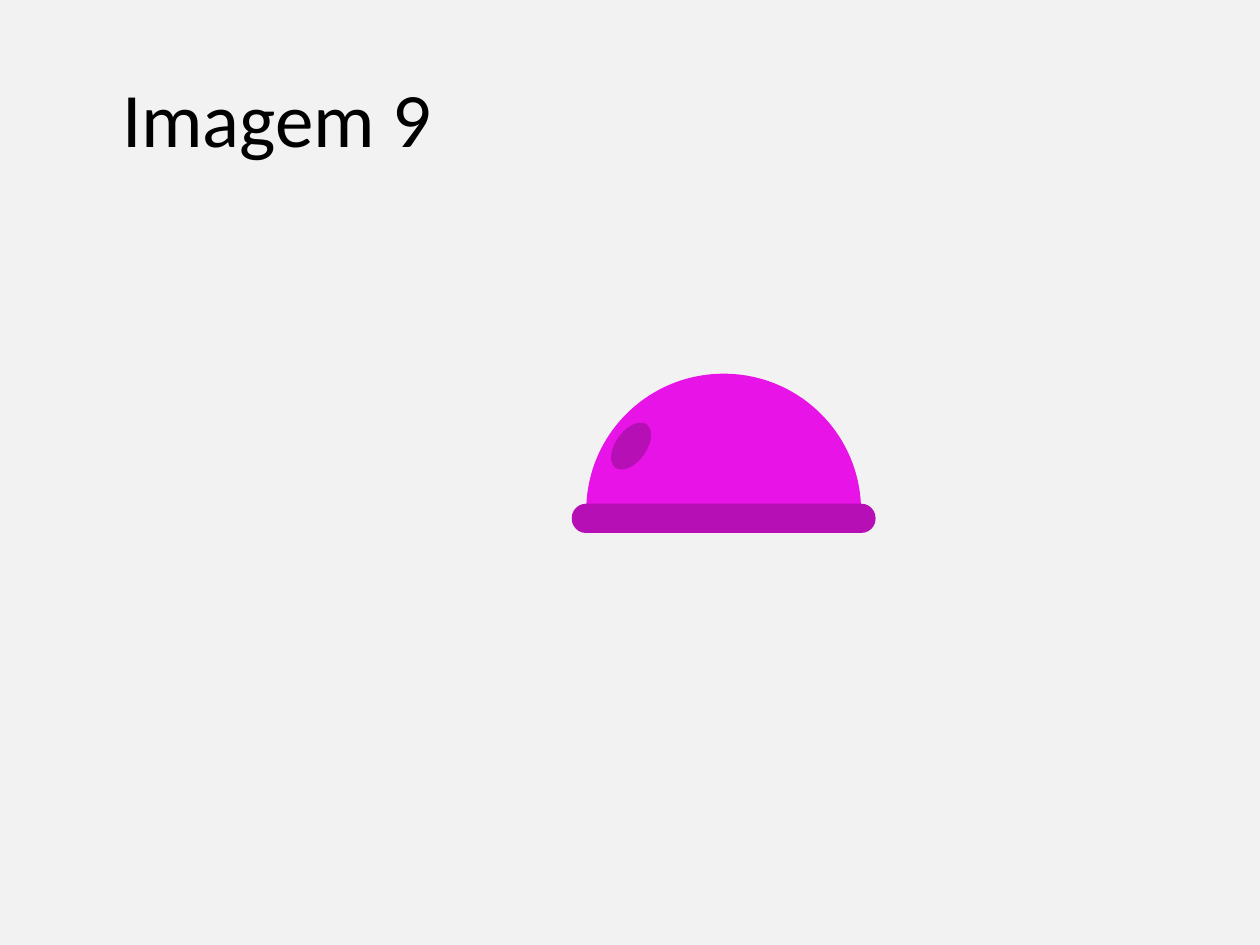
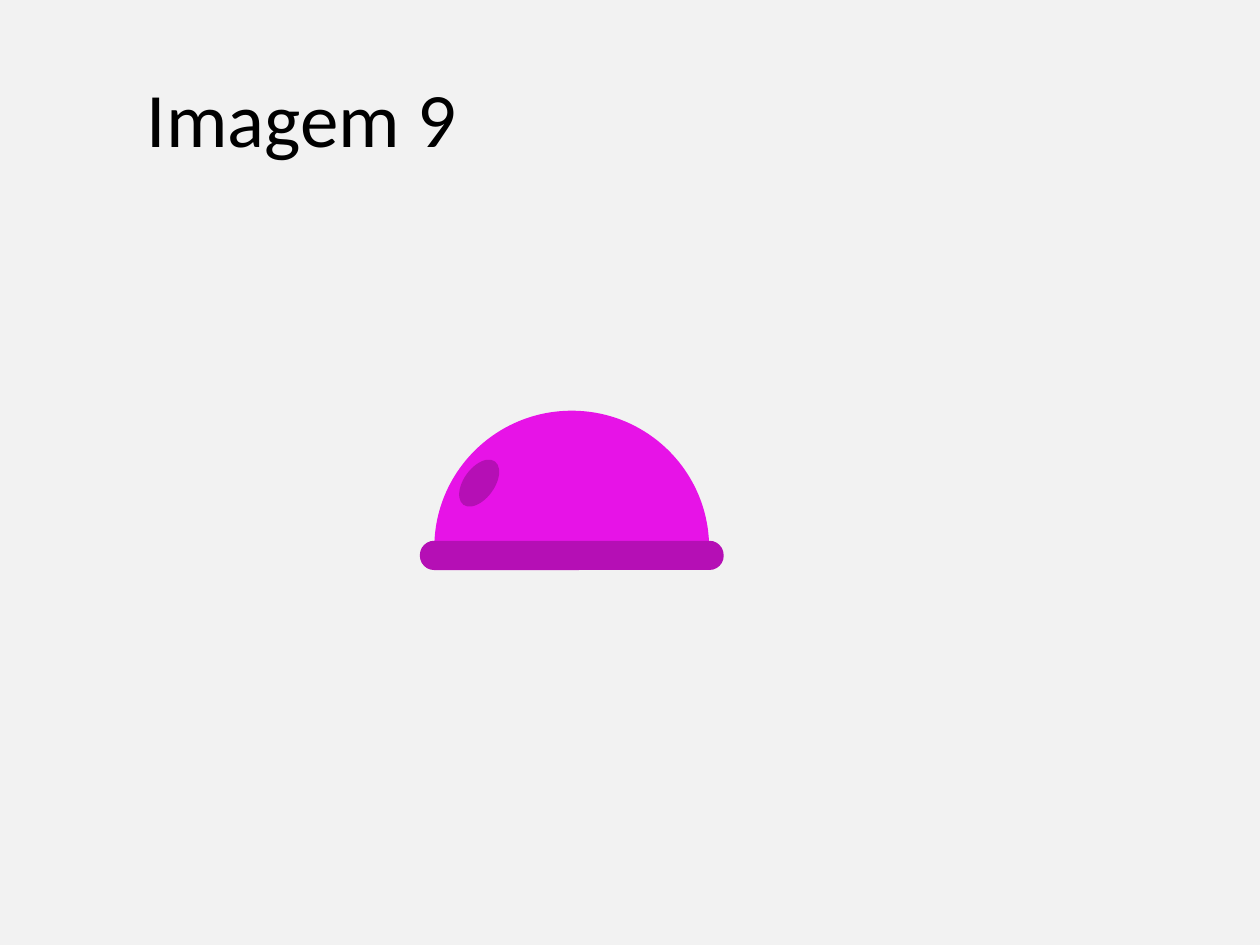
Before and after one commit to gustavogitzel/Discussex, a slide deck: slide 9 of Rascunhos/Imagens PrevContracep.pptx (slide 7 before the commit). Drawn at 1260x945 pixels with LibreOffice and Linux fonts; fonts in the diff are those of the drawing. Boxes give left, top, right and bottom in pixels: in the first picture for what was removed or moved away, otherwise in the second. Text is boxed around its words. In the diff, an @@ line names an element or a change of style, - is before the commit and + after.

```diff
--- a/Rascunhos/Imagens PrevContracep.pptx
+++ b/Rascunhos/Imagens PrevContracep.pptx
@@ title "Imagem 9": place and size @@
-title "Imagem 9" at box(122, 97, 431, 161)
+title "Imagem 9" at box(147, 97, 456, 161)
@@ 1 freeform shape, 1 rounded rectangle, 1 ellipse: place and size @@
-1 freeform shape, 1 rounded rectangle, 1 ellipse at box(572, 374, 876, 533)
+1 freeform shape, 1 rounded rectangle, 1 ellipse at box(420, 411, 723, 570)
```
Also in this commit, not shown: 14 other slides changed, 4 slides added.
